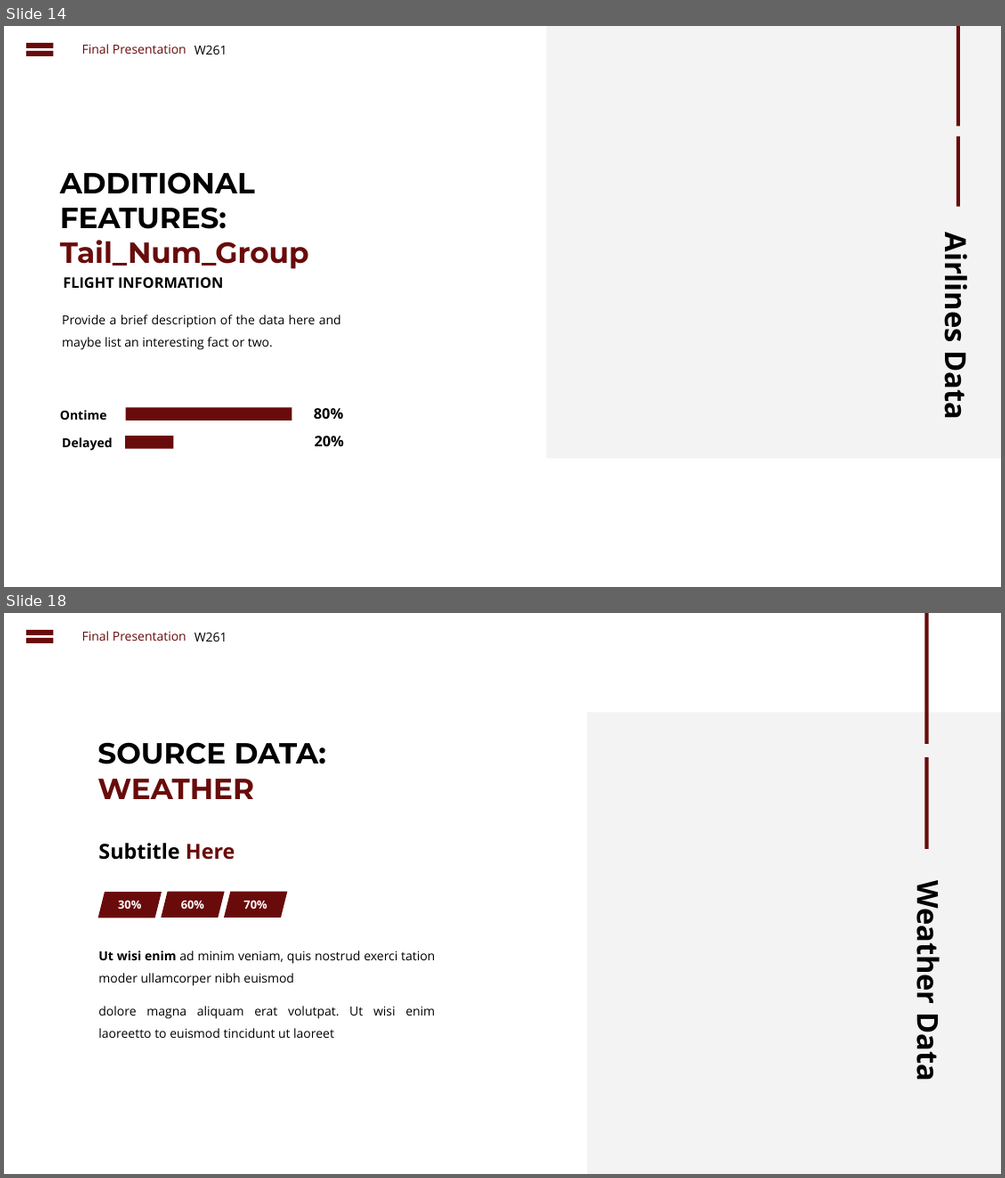
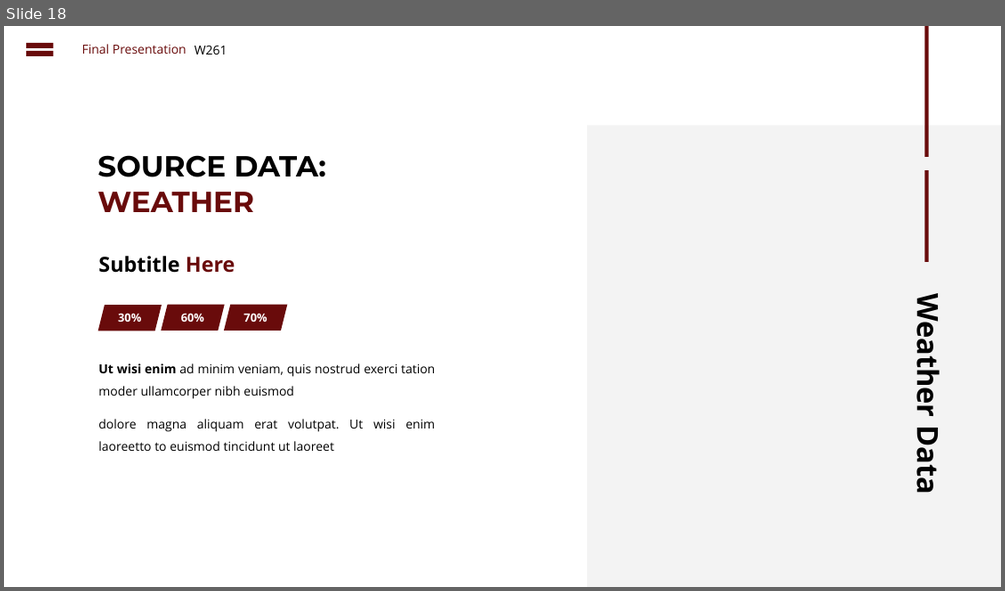
Before and after one commit to cbenge509/flightsontime, a slide deck: presentation/Delayed Flights Prediction - Final.pptx. Shown one above the other, each under a label of ours: slides 14 and 18 before the commit, slide 18 after it; the slides between them are not shown. The pictures are 1005x1178 and 1005x591 pixels, drawn with LibreOffice and Linux fonts; fonts in the diff are those of the drawing. Boxes give left, top, right and bottom in pixels: in the first picture for what was removed or moved away, otherwise in the second. Text is boxed around its words. In the diff, an @@ line names an element or a change of style, - is before the commit and + after.

```diff
--- a/presentation/Delayed Flights Prediction - Final.pptx
+++ b/presentation/Delayed Flights Prediction - Final.pptx
@@ slide 14 removed at bbox=[4, 26, 1001, 587], background #FFFFFF @@
@@ math equal removed at bbox=[21, 38, 57, 61] @@
@@ text removed at bbox=[82, 44, 186, 54] @@
-Final Presentation
@@ text removed at bbox=[194, 46, 227, 54] @@
-W261
@@ rectangle removed at bbox=[546, 26, 1001, 459] @@
@@ rectangle removed at bbox=[956, 26, 961, 127] @@
@@ rectangle removed at bbox=[956, 136, 961, 206] @@
@@ text removed at bbox=[60, 172, 309, 269] @@
-ADDITIONAL FEATURES:
-Tail_Num_Group
@@ text removed at bbox=[937, 243, 976, 418] @@
-Airlines Data
@@ text removed at bbox=[63, 277, 223, 288] @@
-FLIGHT INFORMATION
@@ text removed at bbox=[62, 314, 341, 350] @@
-Provide a brief description of the data here and maybe list an interesting fact or two.
@@ text removed at bbox=[60, 410, 107, 419] @@
-Ontime
@@ rectangle removed at bbox=[126, 408, 291, 420] @@
@@ text removed at bbox=[314, 408, 343, 418] @@
-80%
@@ text removed at bbox=[62, 437, 112, 451] @@
-Delayed
@@ rectangle removed at bbox=[125, 435, 174, 449] @@
@@ text removed at bbox=[315, 435, 344, 446] @@
-20%
```
Also in this commit, not shown: 4 slides changed, 2 slides added, 1 other slide removed.
